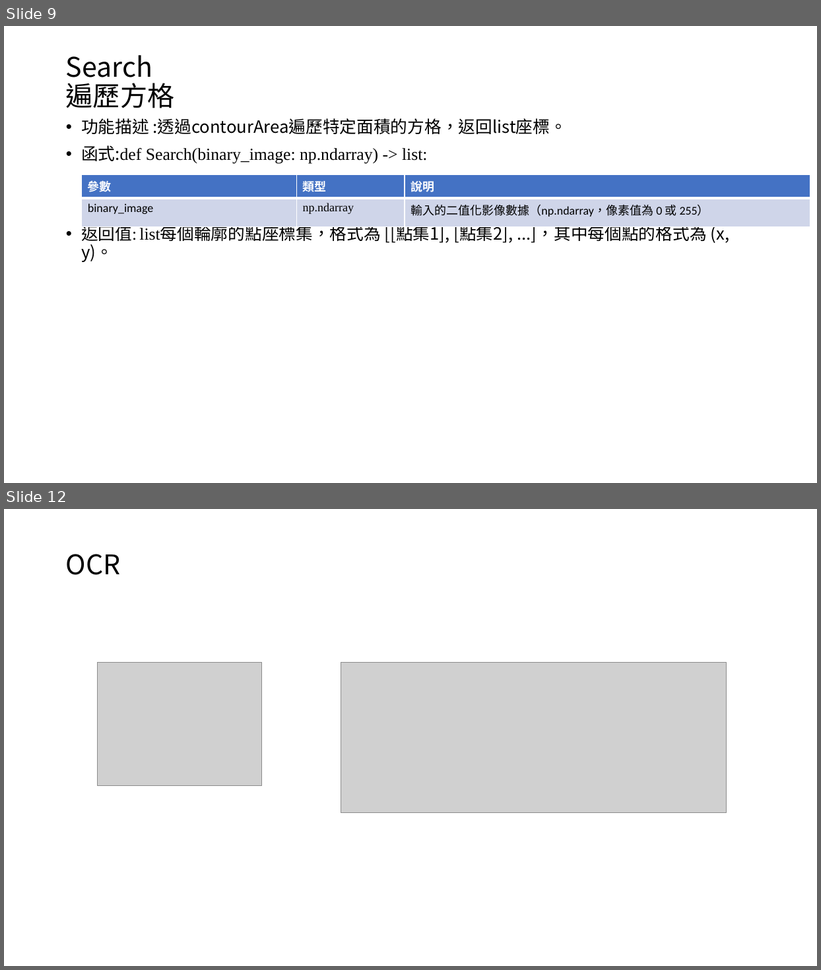
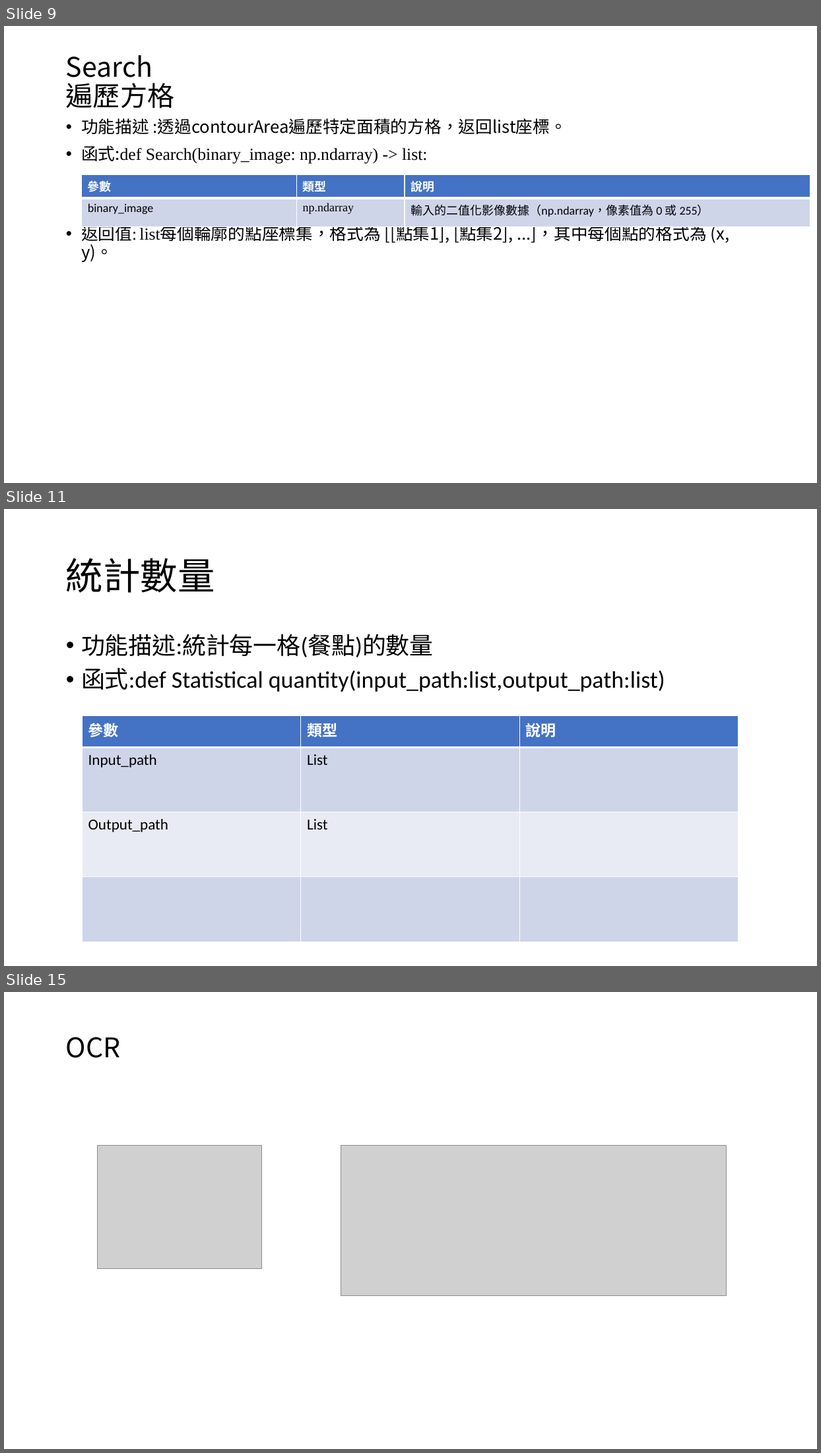
Before and after one commit to austin9328/Embedded_system, a slide deck: final_project/影像辨識 final_project.pptx. Shown one above the other, each under a label of ours: slides 9 and 12 before the commit, slides 9, 11 and 15 after it; the slides between them are not shown. The pictures are 821x970 and 821x1453 pixels, drawn with LibreOffice and Linux fonts; fonts in the diff are those of the drawing; grey boxes stand for pictures. Boxes give left, top, right and bottom in pixels: in the first picture for what was removed or moved away, otherwise in the second. Text is boxed around its words. In the diff, an @@ line names an element or a change of style, - is before the commit and + after.

```diff
--- a/final_project/影像辨識 final_project.pptx
+++ b/final_project/影像辨識 final_project.pptx
@@ slide 11 added at <box>4,509,817,966</box>, background #FFFFFF @@
@@ title added at <box>66,558,215,593</box>, 44 pt, text #000000 @@
+統計數量
@@ text added at <box>81,634,665,692</box>, 28 pt, text #000000 @@
+• 功能描述:統計每一格(餐點)的數量
+• 函式:def Statistical quantity(input_path:list,output_path:list)
@@ table added at <box>82,716,739,942</box>, 4 rows, 3 columns @@
+參數 | 類型 | 說明
+Input_path | List | 
+Output_path | List | 
+ |  | 
@@ what was slide 12 is now slide 15 @@
```
Also in this commit, not shown: 4 slides changed, 5 other slides added, 3 slides removed, 29 other files.
